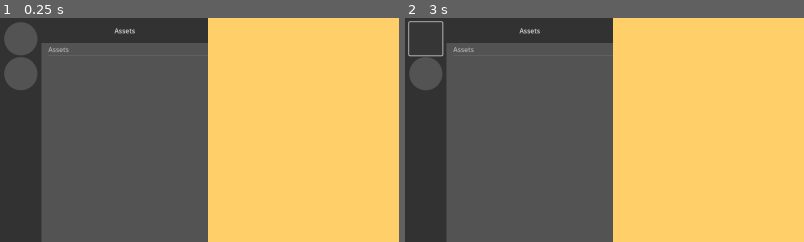
Above: before the commit, frames 1-2 (left to right).
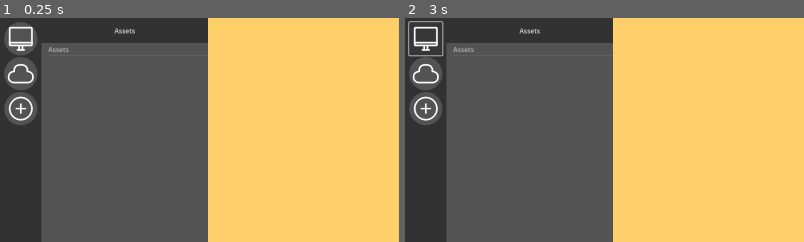
Above: after the commit, the same moments.

Repository: hunsri/3DAM
Game: Godot game, scene res://scenes/MainScene.tscn
Same seed, same stepped clock (60 frames per second), same inputs: the game is played once before the commit and once after it.
Inputs (mouse positions are % of the whole screen's width and height, from its top left):
- Up to frame 1 (0.25 s): no input
- Up to frame 2 (3 s): click (3, 5) at 0.52 s; click "Assets" at 1.25 s; click "Assets" at 2 s; click (3, 5) at 2.77 s
The pictures show only the part of the screen within x 0-50%, y 0-50%; the shares and areas given below are measured in that part.

The runs differ from the first frame. In frame 1, 1.5% of the frame differs, in the area x 1-10%, y 3-48%; in frame 2, 1.5%.

Commit message:
adds location icons

Diff:
--- a/scenes/subscenes/LocationButton.tscn
+++ b/scenes/subscenes/LocationButton.tscn
@@ -1,7 +1,11 @@
-[gd_scene load_steps=4 format=3 uid="uid://cbkbgf8jlopto"]
+[gd_scene load_steps=8 format=3 uid="uid://cbkbgf8jlopto"]
 
 [ext_resource type="Theme" uid="uid://koi0noce4p5b" path="res://themes/GUI_Base_Theme.tres" id="1_jf60t"]
 [ext_resource type="Script" uid="uid://dx4t35kw6s1mm" path="res://scripts/LocationHandler.gd" id="1_tu3rn"]
+[ext_resource type="Texture2D" uid="uid://cmtmcvhouhq4g" path="res://icons/computer.png" id="3_ecbgw"]
+[ext_resource type="Texture2D" uid="uid://dl2y2w80beo25" path="res://icons/cloud.png" id="4_uq3o6"]
+[ext_resource type="Texture2D" uid="uid://bj4gvd3dsehyr" path="res://icons/thunderstorm.png" id="5_ino1y"]
+[ext_resource type="Texture2D" uid="uid://cy37ce6sj3qyk" path="res://icons/plus-circle.png" id="6_1dtc7"]
 
 [sub_resource type="StyleBoxEmpty" id="StyleBoxEmpty_jf60t"]
 
@@ -24,4 +28,52 @@
 theme_type_variation = &"LocationButton"
 metadata/_edit_use_anchors_ = true
 
+[node name="LocalIcon" type="TextureRect" parent="LocationButton"]
+visible = false
+layout_mode = 0
+offset_left = 8.0
+offset_top = 8.0
+offset_right = 72.0
+offset_bottom = 72.0
+size_flags_horizontal = 4
+size_flags_vertical = 4
+texture = ExtResource("3_ecbgw")
+
+[node name="ServerIcon" type="TextureRect" parent="LocationButton"]
+visible = false
+layout_mode = 0
+offset_left = 8.0
+offset_top = 8.0
+offset_right = 72.0
+offset_bottom = 72.0
+size_flags_horizontal = 4
+size_flags_vertical = 4
+texture = ExtResource("4_uq3o6")
+
+[node name="ConnectionIssueIcon" type="TextureRect" parent="LocationButton"]
+visible = false
+layout_mode = 0
+offset_left = 40.0
+offset_top = 40.0
+offset_right = 40.0
+offset_bottom = 40.0
+size_flags_horizontal = 4
+size_flags_vertical = 4
+texture = ExtResource("5_ino1y")
+expand_mode = 2
+stretch_mode = 3
+
+[node name="AddServerIcon" type="TextureRect" parent="LocationButton"]
+visible = false
+layout_mode = 0
+offset_left = 40.0
+offset_top = 40.0
+offset_right = 40.0
+offset_bottom = 40.0
+size_flags_horizontal = 4
+size_flags_vertical = 4
+texture = ExtResource("6_1dtc7")
+expand_mode = 2
+stretch_mode = 3
+
 [connection signal="pressed" from="LocationButton" to="." method="_on_location_button_pressed"]
--- a/scenes/subscenes/LocationSelector.tscn
+++ b/scenes/subscenes/LocationSelector.tscn
@@ -39,3 +39,7 @@
 [node name="Server1" parent="LeftSidePanel/VBoxContainer" instance=ExtResource("2_sw0j3")]
 layout_mode = 2
 scene_type = 1
+
+[node name="AddServer" parent="LeftSidePanel/VBoxContainer" instance=ExtResource("2_sw0j3")]
+layout_mode = 2
+scene_type = 2
--- a/scripts/LocationHandler.gd
+++ b/scripts/LocationHandler.gd
@@ -7,6 +7,13 @@
 @onready var SCENE_NODE = $"../../../../ContextScene"
 @export var scene_type: SceneType
 
+@onready var local_icon: TextureRect = $LocationButton/LocalIcon
+@onready var server_icon: TextureRect = $LocationButton/ServerIcon
+@onready var connection_issue_icon: TextureRect = $LocationButton/ConnectionIssueIcon
+@onready var add_server_icon: TextureRect = $LocationButton/AddServerIcon
+
+var current_icon: TextureRect
+
 enum SceneType {
 	Local,
 	Server,
@@ -15,6 +22,16 @@
 
 func _ready():
 	SCENE_NODE.add_child(LOCAL_VIEW_UI.instantiate())
+
+	match scene_type:
+		SceneType.Local:
+			current_icon = local_icon
+		SceneType.Server:
+			current_icon = server_icon
+		SceneType.AddServer:
+			current_icon = add_server_icon
+
+	current_icon.visible = true
 
 func _on_location_button_pressed() -> void:
 
--- a/scripts/utils/AssetUtils.gd
+++ b/scripts/utils/AssetUtils.gd
@@ -1,4 +1,4 @@
-class_name AssetUtils
+class_name AssetUtils extends Node
 
 const INFO_FILE_NAME: String = "asset_info.json"
 
Binary file added: icons/cloud.png
Not shown, added: icons/cloud.png.import
Binary file added: icons/computer.png
Not shown, added: icons/computer.png.import
Binary file added: icons/plus-circle.png
Not shown, added: icons/plus-circle.png.import
Binary file added: icons/thunderstorm.png
Not shown, added: icons/thunderstorm.png.import
